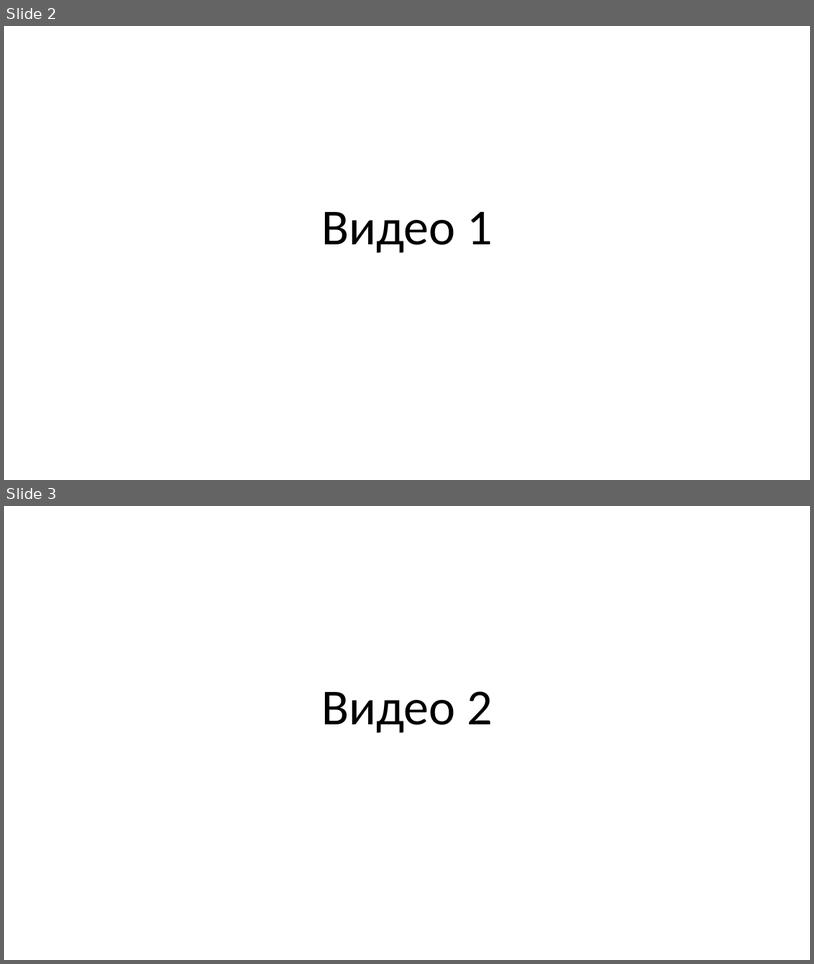
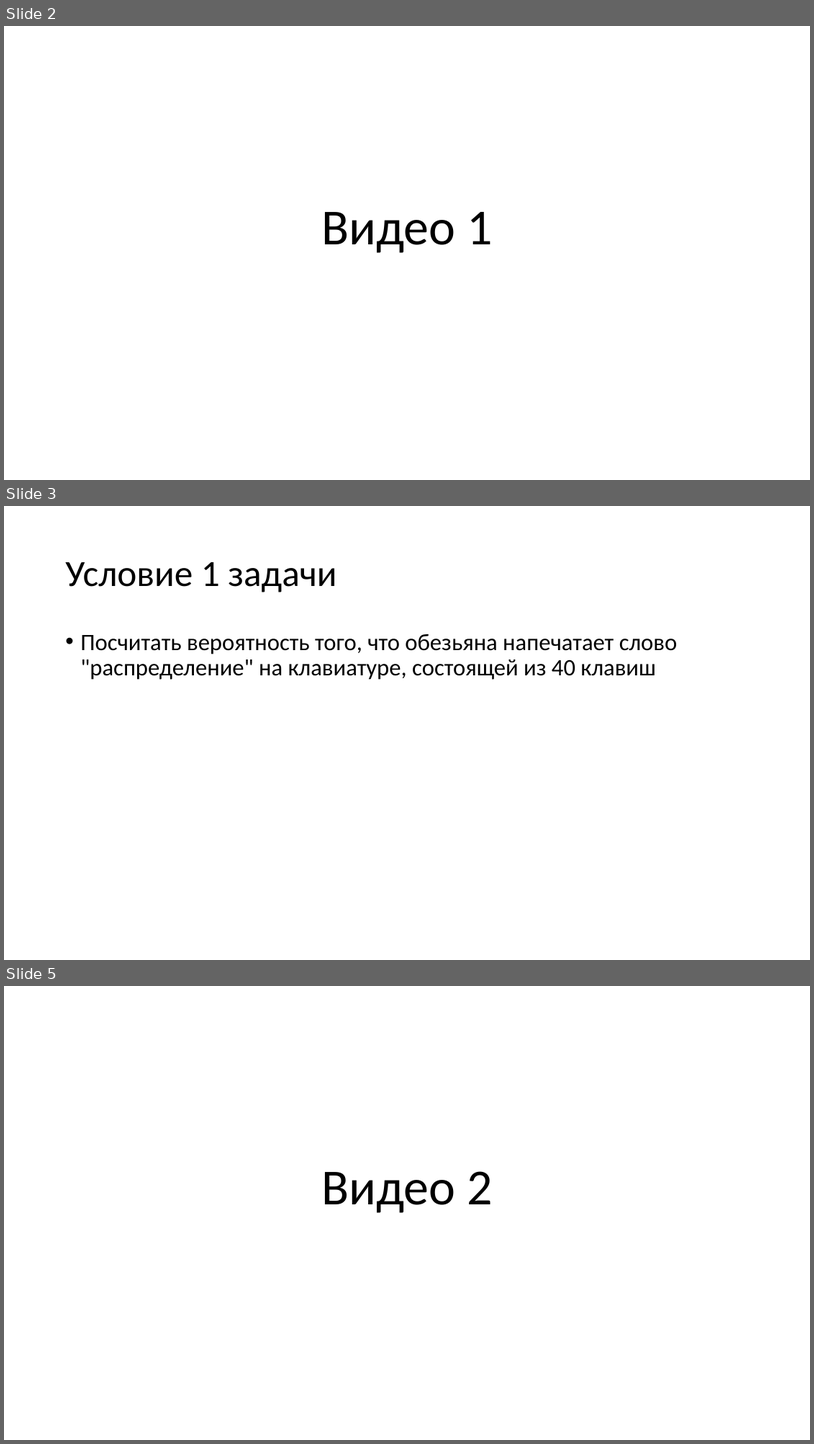
Before and after one commit to svkov/brunoyam-ds-online-course, a slide deck: module_08/module8.pptx. Shown one above the other, each under a label of ours: slides 2 and 3 before the commit, slides 2, 3 and 5 after it; the slides between them are not shown. The pictures are 814x964 and 814x1444 pixels, drawn with LibreOffice and Linux fonts; fonts in the diff are those of the drawing. Boxes give left, top, right and bottom in pixels: in the first picture for what was removed or moved away, otherwise in the second. Text is boxed around its words. In the diff, an @@ line names an element or a change of style, - is before the commit and + after.

```diff
--- a/module_08/module8.pptx
+++ b/module_08/module8.pptx
@@ slide 3 added at (x1=4, y1=506, x2=810, y2=960), background #FFFFFF @@
@@ title added at (x1=65, y1=562, x2=337, y2=592), 44 pt, text #000000 @@
+Условие 1 задачи
@@ text added at (x1=80, y1=634, x2=677, y2=680), 28 pt, text #000000 @@
+• Посчитать вероятность того, что обезьяна напечатает слово "распределение" на клавиатуре, состоящей из 40 клавиш
@@ what was slide 3 is now slide 5 @@
```
Also in this commit, not shown: 1 slide changed, 8 other slides added, 2 slides removed.
